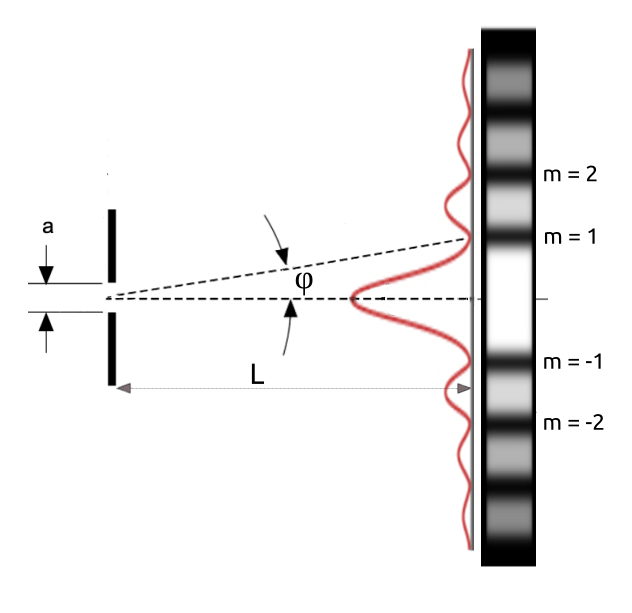
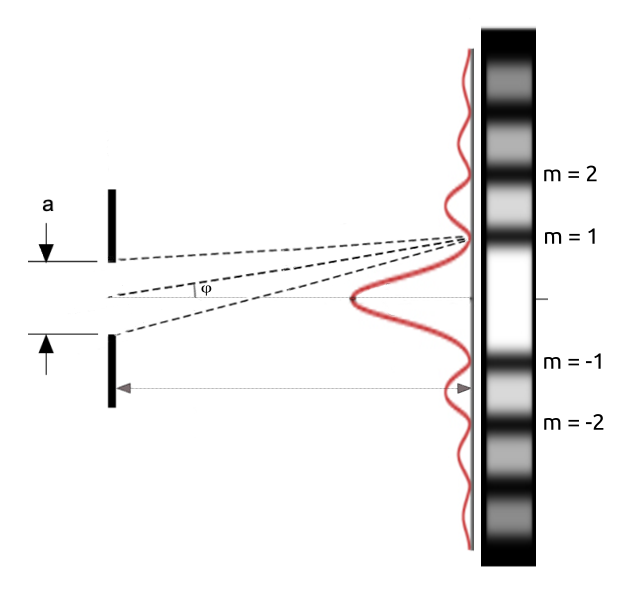
Revision of a layered 632 × 613 image; what changed, layer by layer:
painted on "Paint Layer 8 (pasted)" (1st of 4) over (28, 256, 537, 414)
painted on "Paint Layer 8 (pasted)" (2nd of 4) over (64, 256, 481, 409)
painted on "Paint Layer 7" (1st of 2) over (64, 256, 481, 409)
added group "Group 5" (1st of 3) with 2 layers above "Paint Layer 7 (pasted)" over (28, 140, 481, 409)
added layer "Paint Layer 2 (pasted)" (1st of 7, in "Group 5") in group "Group 5" over (28, 140, 481, 409)
added layer "Paint Layer 2 (pasted)" (2nd of 7, in "Group 5") in group "Group 5" over (28, 140, 326, 328)
painted on "Paint Layer 7 (pasted)" over (64, 140, 537, 414)
painted on "Paint Layer 2 (pasted)" (3rd of 7, in "Group 5") over (28, 200, 481, 392)
painted on "Paint Layer 2 (pasted)" (4th of 7, in "Group 5") over (28, 200, 390, 328)
added group "Group 5" (3rd of 3) with 2 layers above "Paint Layer 1 (pasted)" over (28, 200, 481, 392)
added layer "Paint Layer 2 (pasted)" (5th of 7, in "Group 5") in group "Group 5" over (134, 214, 481, 328)
added layer "Paint Layer 2 (pasted)" (6th of 7, in "Group 5") in group "Group 5" over (28, 264, 326, 392)
moved "Paint Layer 1 (pasted)" (1st of 2) above "Paint Layer 2 (pasted)", painted on it over (28, 140, 198, 409)
painted on "Paint Layer 2 (pasted)" (7th of 7) over (28, 140, 481, 409)
added layer "Paint Layer 9 (pasted)" above "Paint Layer 8" over (28, 192, 481, 384)
added layer "Paint Layer 7" (2nd of 2) above "Paint Layer 8 (pasted)" over (64, 256, 481, 320)
added layer "Paint Layer 8 (pasted)" (4th of 4) above "Paint Layer 1 (pasted)" over (128, 256, 256, 384)
painted on "Paint Layer 1 (pasted)" (2nd of 2) over (28, 140, 537, 414)
removed layer "Paint Layer 1 (pasted)" (3rd of 3) over (28, 140, 537, 414)
